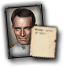
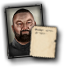
Layer changes from the first 65x67 image to the second:
removed layer "demetrius_zaarin2" from group "Group 1" over bbox(6, 6, 44, 57)
added layer "Rhen_Chiron" in group "Group 1" over bbox(6, 6, 44, 57)
added layer "Rebel_Pilot_Generic_4" in group "Group 1" over bbox(6, 6, 43, 56)
added layer "Osvald_Teshik" in group "Group 1" over bbox(6, 6, 44, 56)
added layer "staven" in group "Group 1" over bbox(6, 6, 44, 56)
added layer "Bren Derlin" in group "Group 1" over bbox(6, 6, 44, 57)
added layer "Judder Page" in group "Group 1" over bbox(6, 6, 44, 56)
added layer "Rebel_Pilot_Generic_2" in group "Group 1" over bbox(6, 6, 44, 56)
added layer "Xizor" in group "Group 1" over bbox(6, 6, 44, 57)
